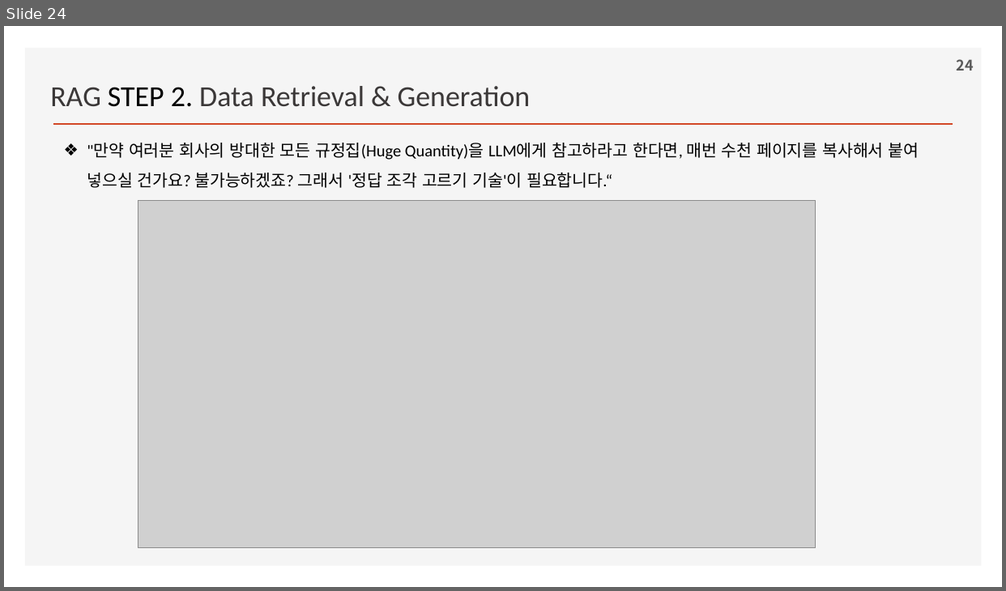
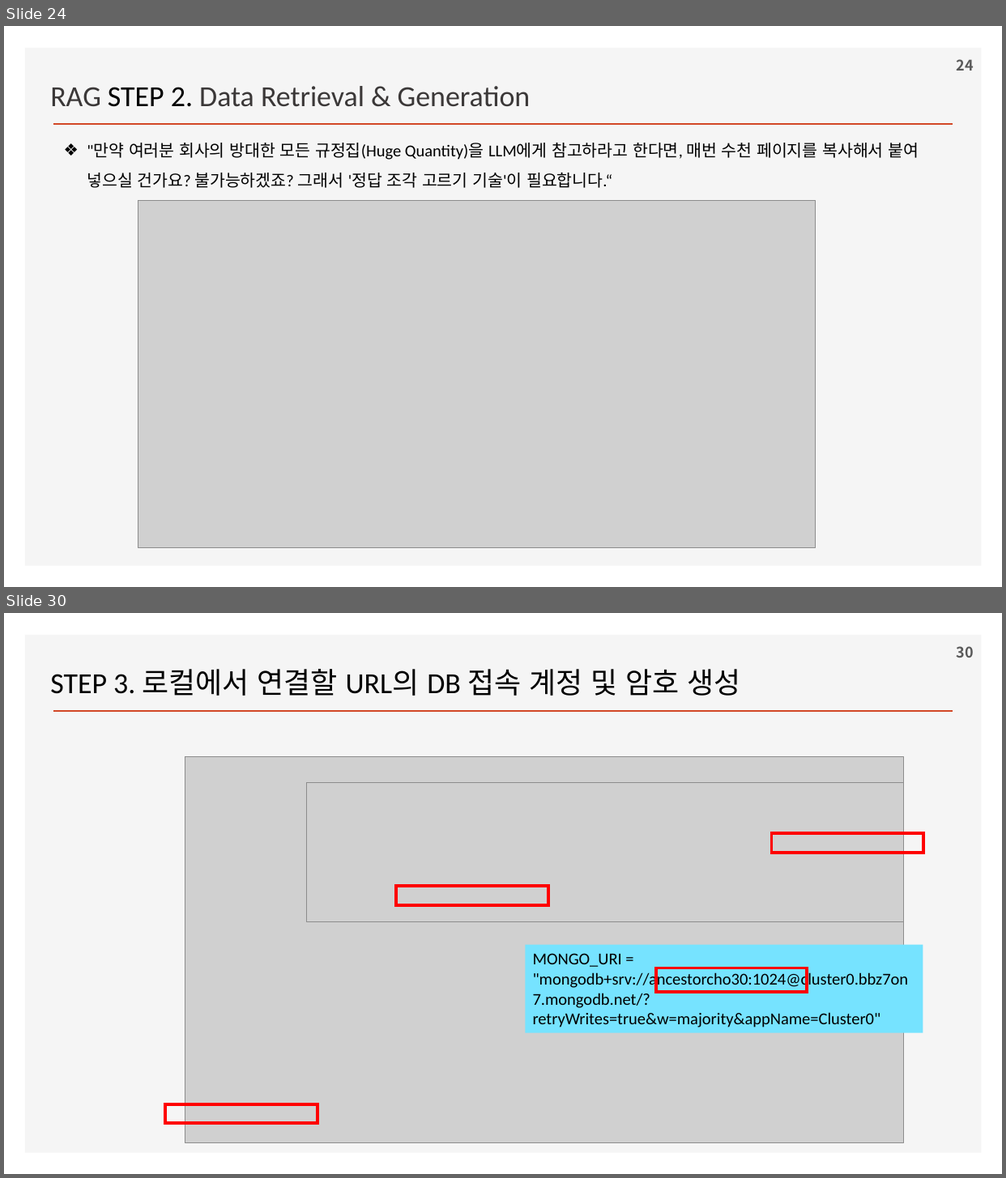
Before and after one commit to ancestor9/2026_Fall_Learning-Langchain-AI-Agent, a slide deck: ppts/CHAPTER 2 RAG Part I_Indexing Your Data.pptx. Shown one above the other, each under a label of ours: slide 24 before the commit, slides 24 and 30 after it; the slides between them are not shown. The pictures are 1006x591 and 1006x1178 pixels, drawn with LibreOffice and Linux fonts; fonts in the diff are those of the drawing; grey boxes stand for pictures; background and template pictures are left out. Boxes give left, top, right and bottom in pixels: in the first picture for what was removed or moved away, otherwise in the second. Text is boxed around its words. In the diff, an @@ line names an element or a change of style, - is before the commit and + after.

```diff
--- a/ppts/CHAPTER 2 RAG Part I_Indexing Your Data.pptx
+++ b/ppts/CHAPTER 2 RAG Part I_Indexing Your Data.pptx
@@ slide 30 added at [4,613,1002,1174], background #FFFFFF; not listed: 2 template elements that a slide beside it also shows @@
@@ page number added at [956,646,973,658], 14 pt, text #595959, bold @@
+30
@@ text added at [50,669,740,696], 28 pt, text #000000 @@
+STEP 3. 로컬에서 연결할 URL의 DB 접속 계정 및 암호 생성
@@ picture added at [185,756,904,1143] @@
@@ picture added at [306,783,904,922] @@
@@ rectangle added at [771,833,923,853], outline #FF0000 3 pt @@
@@ rectangle added at [396,886,548,905], outline #FF0000 3 pt @@
@@ rectangle added at [525,944,923,1033], fill #76E3FF, 16 pt, text #000000 @@
+MONGO_URI = "mongodb+srv://ancestorcho30:1024@cluster0.bbz7on7.mongodb.net/?retryWrites=true&w=majority&appName=Cluster0"
@@ rectangle added at [656,969,808,993], outline #FF0000 3 pt @@
@@ rectangle added at [166,1105,317,1124], outline #FF0000 3 pt @@
```
Also in this commit, not shown: 9 other slides added.
